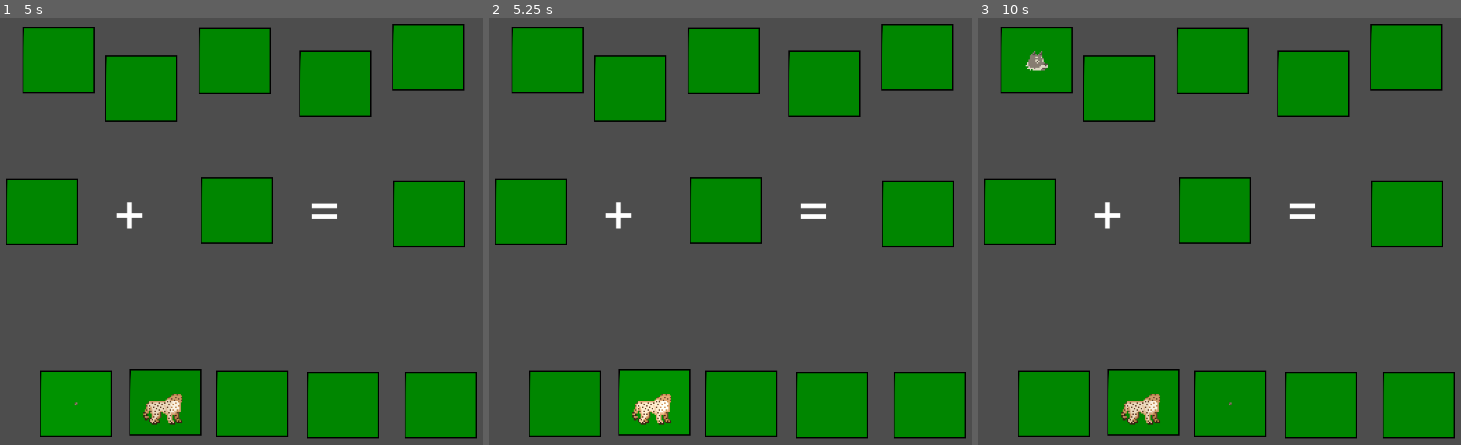
Above: before the commit, frames 1-3 (left to right).
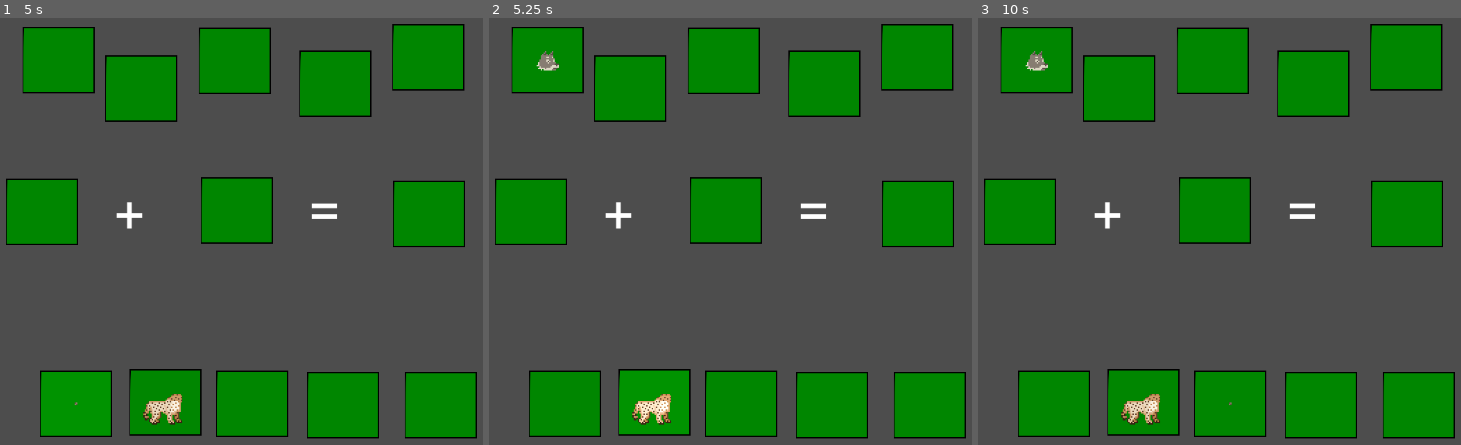
Above: after the commit, the same moments.

Repository: ClimbingWolf/Developing-Natural-Amalgams
Game: Godot game, scene res://ui/Crafting Menu/crafting_menu.tscn
Two runs of this game, one before a commit and one after it. Both use one fixed random seed, a clock stepped at 60 frames per second and the inputs below. This scene is started directly instead of the project's main scene. The engine's default icon, where the game draws it, is replaced by a stand-in: a white triangle on a blue panel in a dark square.
Inputs (mouse positions are in pixels of both pictures, inside the frame that each line leads up to):
- Up to frame 1 (5 s): tap Enter at 0.5, 2, 3.5 s; move the mouse to (57, 60) at 0.52 s; hold D (right) 0.53-1.28 s; click (57, 60) at 0.6 s; tap Space at 1.25, 2.75, 4.25 s; move the mouse to (140, 90) at 1.27 s; hold S (down) 1.28-2.03 s; click (140, 90) at 1.35 s; move the mouse to (236, 60) at 2.02 s; hold D (right) 2.03-2.78 s; click (236, 60) at 2.1 s; move the mouse to (333, 82) at 2.77 s; hold W (up) 2.78-3.53 s; click (333, 82) at 2.85 s; move the mouse to (429, 56) at 3.52 s; hold Left (left) from 3.53 s (still down); click (429, 56) at 3.6 s; move the mouse to (77, 402) at 4.27 s; click (77, 402) at 4.35 s
- Up to frame 2 (5.25 s): move the mouse to (653, 402) at 5.02 s; release Left (left) at 5.03 s; hold S (down) from 5.03 s (still down); click (653, 402) at 5.1 s
- Up to frame 3 (10 s): move the mouse to (1229, 402) at 5.77 s; release S (down) at 5.78 s; hold D (right) 5.78-6.53 s; click (1229, 402) at 5.85 s; move the mouse to (1320, 406) at 6.52 s; hold W (up) 6.53-7.28 s; click (1320, 406) at 6.6 s; move the mouse to (1417, 406) at 7.27 s; hold D (right) 7.28-8.03 s; click (1417, 406) at 7.35 s; move the mouse to (1021, 210) at 8.02 s; hold S (down) 8.03-8.78 s; click (1021, 210) at 8.1 s; move the mouse to (1214, 210) at 8.77 s; hold Left (left) 8.78-9.53 s; click (1214, 210) at 8.85 s; move the mouse to (outside the picture) at 9.52 s; hold W (up) from 9.53 s (still down); click (outside the picture) at 9.6 s

Frame 1 is identical in both runs. In frame 2, 0.1% of the frame differs, in the area x 9-15%, y 7-13%; in frame 3, nothing differs.

Commit message:
Forced head and body to go in respective slots Also cleaned up code a bit for headSlot and bodySlot classes

Diff:
--- a/Amalgam/Scripts/AmalgamHead.gd
+++ b/Amalgam/Scripts/AmalgamHead.gd
@@ -34,6 +34,5 @@
 
 
 func _on_attack_cooldown_timeout() -> void:
-	print("evil mode")
 	canAttack = true
 	pass
--- a/craftingSlots.tscn
+++ b/craftingSlots.tscn
@@ -1,8 +1,9 @@
-[gd_scene format=3 uid="uid://bxqt01d4aoc4t"]
+[gd_scene format=3 uid="uid://c0duln4gkleej"]
 
-[ext_resource type="Script" uid="uid://ph1rv3mltyuf" path="res://ui/hotbar.gd" id="1_jkmta"]
-[ext_resource type="Script" uid="uid://bhccq5y6venb1" path="res://headCraftingSlot.gd" id="1_xct7n"]
-[ext_resource type="Script" uid="uid://bh23e8lllupxf" path="res://ui/resultCraftingSlot.gd" id="4_k6mcs"]
+[ext_resource type="Script" path="res://ui/hotbar.gd" id="1_jkmta"]
+[ext_resource type="Script" uid="uid://bhccq5y6venb1" path="res://ui/HotbarClass Scripts/headCraftingSlot.gd" id="1_xct7n"]
+[ext_resource type="Script" uid="uid://bh23e8lllupxf" path="res://ui/HotbarClass Scripts/resultCraftingSlot.gd" id="4_k6mcs"]
+[ext_resource type="Script" uid="uid://1c0wip663jm1" path="res://ui/bodyCraftingSlot.gd" id="4_sr46n"]
 [ext_resource type="PackedScene" uid="uid://c45plcsbw2b3c" path="res://ui/hotbar_spot.tscn" id="5_sr46n"]
 
 [node name="CraftingSlots" type="Node2D" unique_id=1857105460]
@@ -14,6 +15,7 @@
 
 [node name="BodyCrafting" parent="." unique_id=702355072 instance=ExtResource("5_sr46n")]
 position = Vector2(519, 298)
+script = ExtResource("4_sr46n")
 
 [node name="ResultSlot" parent="." unique_id=1864034624 instance=ExtResource("5_sr46n")]
 position = Vector2(796, 303)
--- a/headCraftingSlot.gd
+++ /dev/null
@@ -1,19 +0,0 @@
-extends HotbarClass
-
-func _ready():
-	super._ready()
-
-func _process(delta: float) -> void:
-	if(Input.is_action_just_pressed("click") && !currentHoldChecker  && has_node("Amalgam") && hover && currentHold.name == ""):
-		currentHold = $Amalgam;
-		currentHoldChecker= true
-	if(Input.is_action_just_pressed("click") && currentHoldChecker && !has_node("Amalgam") && hover && currentHold.name == "Amalgam"):
-		var dupe = currentHold.duplicate()
-		currentHoldChecker =false
-		dupe.name = "Amalgam"
-		currentHold.queue_free()
-		currentHold = Node2D.new();
-		add_child(dupe);
-	if(has_node("Amalgam") && currentHoldChecker == false):
-		#print($Amalgam)
-		position_amalgam()
--- a/ui/Crafting Menu/body_generator.gd
+++ b/ui/Crafting Menu/body_generator.gd
@@ -8,7 +8,9 @@
 var bodies_nodes = [];
 var heads_nodes = [];
 var active: bool = false
-var wait_time = 10.0;
+
+@export var wait_time = 5.0; #Wait time for generating a head or body
+
 func _ready() -> void:
 	hotbar = get_parent().get_node("CanvasLayer").get_node("HeadSlots");
 	bodybar = get_parent().get_node("CanvasLayer").get_node("BodySlots");
@@ -33,9 +35,11 @@
 	var slots
 	var number = randi() % 2 +1
 	if number == 1:
+		print("body generated")
 		part = bodies_nodes.pick_random().instantiate()
 		slots = bodybar.get_node("Slots").get_children()
 	else:
+		print("head generated")
 		part = heads_nodes.pick_random().instantiate()
 		slots = hotbar.get_node("Slots").get_children()
 	part.name = "Amalgam"
@@ -45,8 +49,6 @@
 			slot.position_amalgam()
 			break
 
-
-
 func _on_timer_timeout() -> void:
 	add_creature()
 	$Timer.wait_time = wait_time
--- /dev/null
+++ b/ui/HotbarClass Scripts/headCraftingSlot.gd
@@ -0,0 +1,10 @@
+extends HotbarClass
+
+func _ready():
+	super._ready()
+
+func _process(delta: float) -> void:
+	super._process(delta)
+
+func verifyAmalgamPart(dupe) -> bool:
+	return dupe is Amalgam_head
--- a/ui/hotbar_spot.gd
+++ b/ui/HotbarClass Scripts/hotbar_spot.gd
@@ -2,9 +2,9 @@
 class_name HotbarClass
 var hover = false;
 var hotbar:Node;
-@export var hotbar_scale: int= 20;
-static var currentHold: Node2D = Node2D.new();
-static var currentHoldChecker = false
+@export var hotbar_scale: int = 20;
+static var currentHold: Node2D = Node2D.new(); #The object currently held by the mouse
+static var currentHoldChecker = false #False if nothing is held, true otherwise
 
 func _ready():
 	hotbar = get_parent().get_parent();
@@ -23,24 +23,30 @@
 	pass # Replace with function body.
 
 func _process(delta: float) -> void:
+	#If the mouse currently isn't holding anything and the slot is full
 	if(Input.is_action_just_pressed("click") && !currentHoldChecker  && has_node("Amalgam") && hover && currentHold.name == ""):
 		currentHold = $Amalgam;
-		currentHoldChecker= true
+		currentHoldChecker = true
+
+	#If the mouse is holding something and the slot is empty
 	if(Input.is_action_just_pressed("click") && currentHoldChecker && !has_node("Amalgam") && hover && currentHold.name == "Amalgam"):
 		var dupe = currentHold.duplicate()
-		currentHoldChecker =false
-		dupe.name = "Amalgam"
-		currentHold.queue_free()
-		#$Amalgam.queue_free();
-		currentHold = Node2D.new();
-		add_child(dupe);
-
-
+		if verifyAmalgamPart(dupe):
+			currentHoldChecker = false
+			dupe.name = "Amalgam"
+			currentHold.queue_free()
+			#$Amalgam.queue_free();
+			currentHold = Node2D.new();
+			add_child(dupe);
 
 	if(has_node("Amalgam") && currentHoldChecker == false):
 		#print($Amalgam)
 		position_amalgam()
 
+#In child functions, checks to see if it is a head or a body
+func verifyAmalgamPart(dupe) -> bool:
+	return true
+
 func position_amalgam():
 	$Amalgam.global_position = global_position
 	#This kinda hard coded rn because I couldn't get it to work here
--- a/ui/resultCraftingSlot.gd
+++ b/ui/HotbarClass Scripts/resultCraftingSlot.gd
@@ -20,6 +20,7 @@
 		#add_child(dupe);
 	if headCraftingSlot.has_node("Amalgam") and headCraftingSlot.get_node("Amalgam") is Amalgam_head and bodyCraftingSlot.has_node("Amalgam") && bodyCraftingSlot.get_node("Amalgam") is Amalgam_body:
 		var headDupe = headCraftingSlot.get_node("Amalgam").duplicate()
+		print("head dupe: " + str(headDupe))
 		var bodyDupe = bodyCraftingSlot.get_node("Amalgam").duplicate()
 		var creature_copy = baseAmalgam.instantiate();
 		creature_copy.setupCreature(bodyDupe, headDupe)
--- /dev/null
+++ b/ui/bodyCraftingSlot.gd
@@ -0,0 +1,10 @@
+extends HotbarClass
+
+func _ready():
+	super._ready()
+
+func _process(delta: float) -> void:
+	super._process(delta)
+
+func verifyAmalgamPart(dupe) -> bool:
+	return dupe is Amalgam_body
--- a/ui/hotbar_spot.tscn
+++ b/ui/hotbar_spot.tscn
@@ -1,6 +1,6 @@
 [gd_scene format=3 uid="uid://c45plcsbw2b3c"]
 
-[ext_resource type="Script" uid="uid://dg6sedeorgpwl" path="res://ui/hotbar_spot.gd" id="1_7lpe5"]
+[ext_resource type="Script" uid="uid://dg6sedeorgpwl" path="res://ui/HotbarClass Scripts/hotbar_spot.gd" id="1_7lpe5"]
 [ext_resource type="Texture2D" uid="uid://kmkmyo6tddbf" path="res://fighting-ground/Tile/tile.png" id="1_vsi03"]
 
 [sub_resource type="RectangleShape2D" id="RectangleShape2D_vsi03"]
Not shown: 1 places in ui/Crafting Menu/crafting_menu.tscn that only renumber resources
Renamed: headCraftingSlot.gd.uid -> ui/HotbarClass Scripts/headCraftingSlot.gd.uid
Renamed: ui/hotbar_spot.gd.uid -> ui/HotbarClass Scripts/hotbar_spot.gd.uid
Renamed: ui/resultCraftingSlot.gd.uid -> ui/HotbarClass Scripts/resultCraftingSlot.gd.uid
Not shown, added: ui/bodyCraftingSlot.gd.uid
